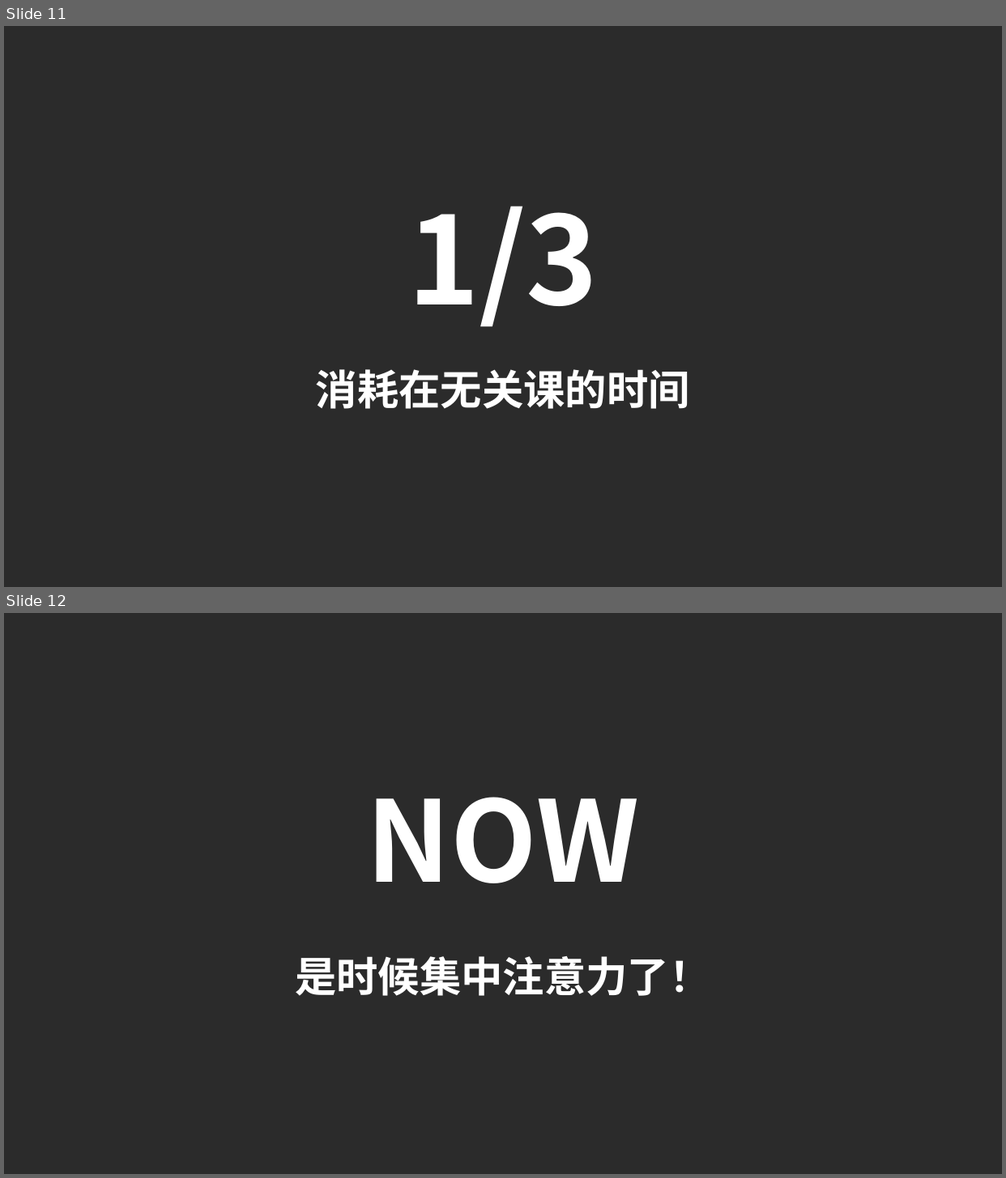
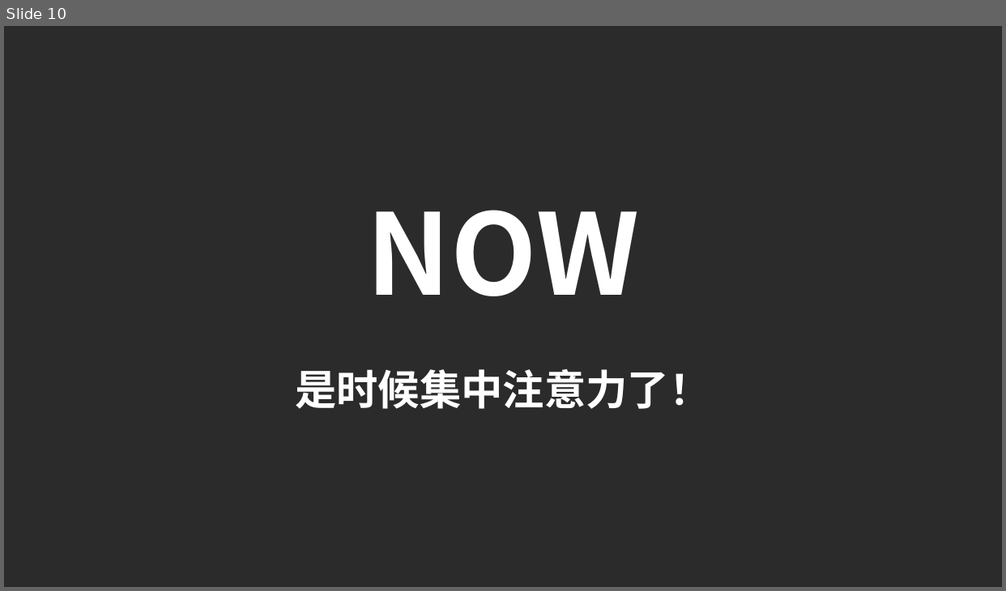
Before and after one commit to SUTFutureCoder/keynote_20141225, a slide deck: keynote2.ppt. Shown one above the other, each under a label of ours: slides 11 and 12 before the commit, slide 10 after it. The pictures are 1006x1178 and 1006x591 pixels, drawn with LibreOffice and Linux fonts; fonts in the diff are those of the drawing; background and template pictures are left out; a plain dark background stands for a picture behind light text. Boxes give left, top, right and bottom in pixels: in the first picture for what was removed or moved away, otherwise in the second. Text is boxed around its words. In the diff, an @@ line names an element or a change of style, - is before the commit and + after.

```diff
--- a/keynote2.ppt
+++ b/keynote2.ppt
@@ slide 11 removed at [4,26,1002,587], background picture (left out) @@
@@ text removed at [407,206,599,327] @@
-1/3
@@ text removed at [316,369,690,409] @@
-消耗在无关课的时间
@@ what was slide 12 is now slide 10 @@
```
Also in this commit, not shown: 8 slides changed, 23 slides added, 16 other slides removed, 1 other file.
